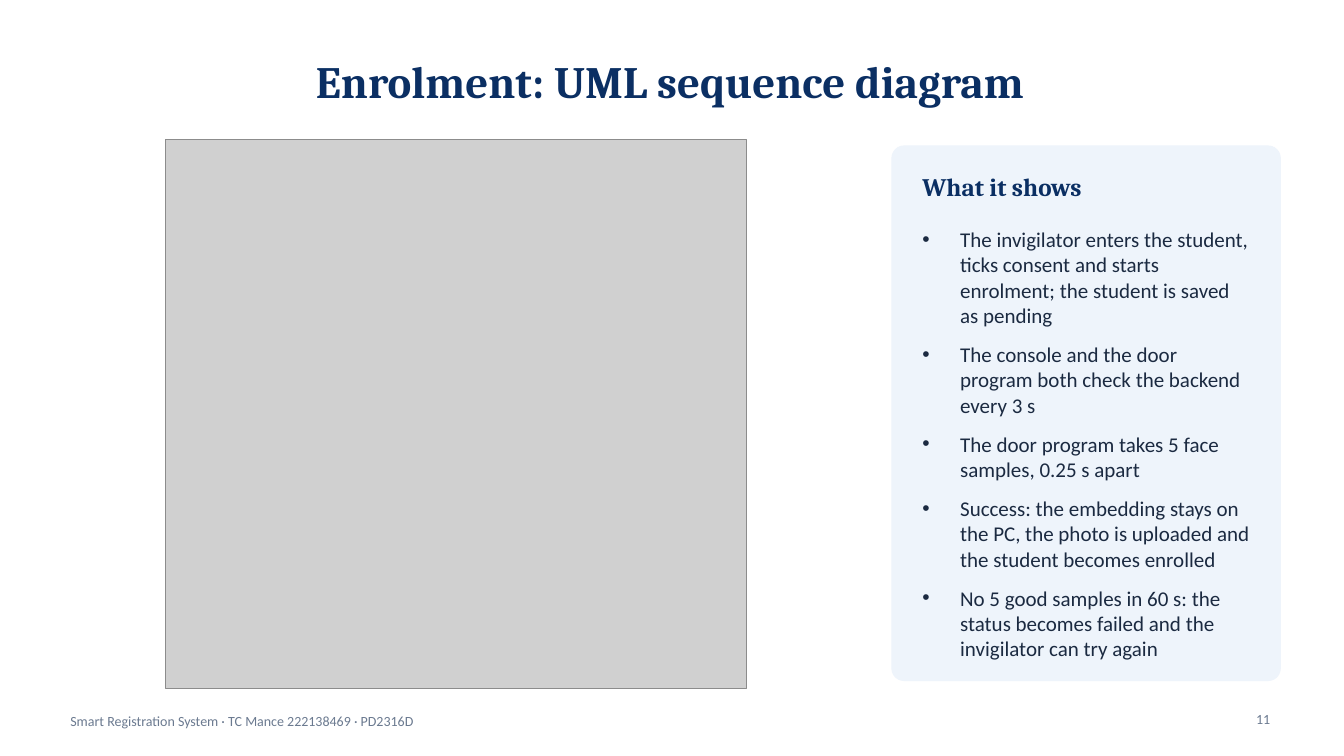
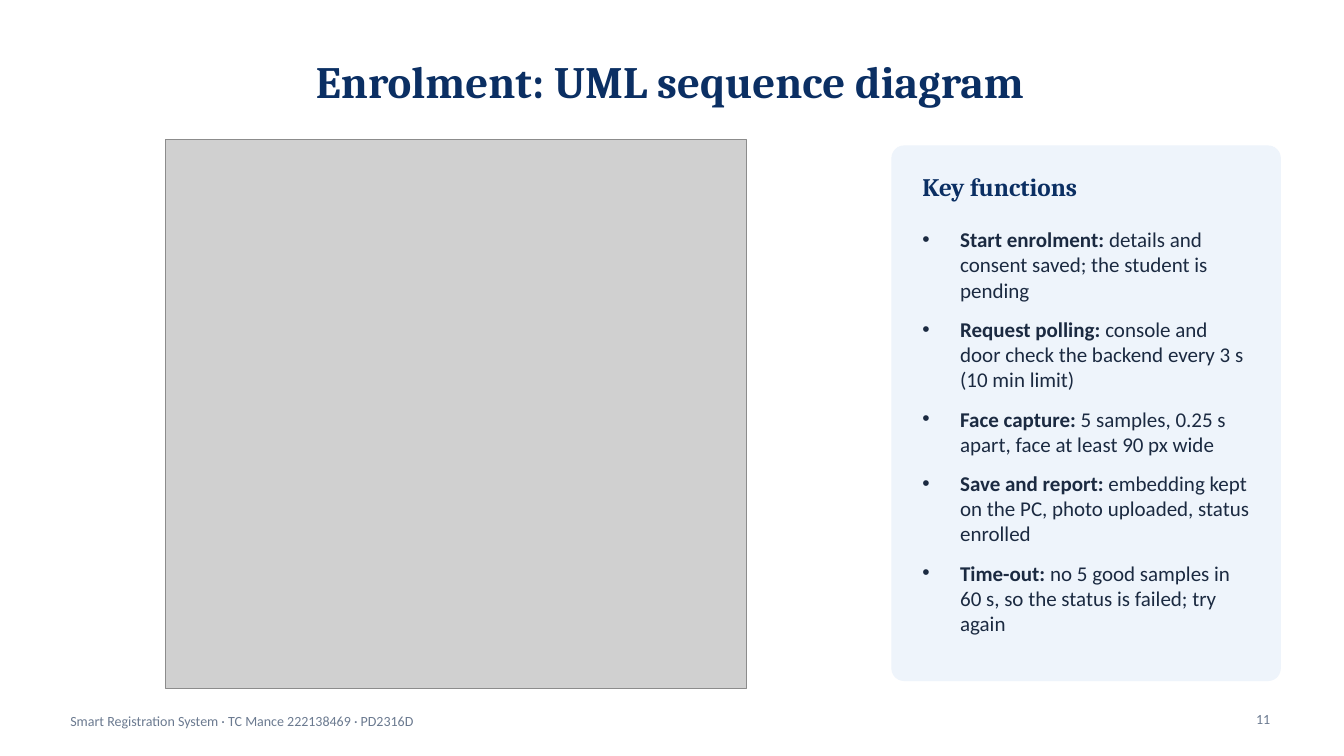
Before and after one commit to TebogoClifford/Smart_Registration_System, a slide deck: slide 11 of docs_out/SRS_Presentation_TC_Mance.pptx. Drawn at 1344x756 pixels with LibreOffice and Linux fonts; fonts in the diff are those of the drawing; grey boxes stand for pictures. Boxes give left, top, right and bottom in pixels: in the first picture for what was removed or moved away, otherwise in the second. Text is boxed around its words. In the diff, an @@ line names an element or a change of style, - is before the commit and + after.

```diff
--- a/docs_out/SRS_Presentation_TC_Mance.pptx
+++ b/docs_out/SRS_Presentation_TC_Mance.pptx
@@ text at [922,178,1077,202]: text changed @@
-What it shows
+Key functions
@@ text at [960,232,1249,635]: text changed @@
-• The invigilator enters the student, ticks consent and starts enrolment; the student is saved as pending
-• The console and the door program both check the backend every 3 s
-• The door program takes 5 face samples, 0.25 s apart
-• Success: the embedding stays on the PC, the photo is uploaded and the student becomes enrolled
-• No 5 good samples in 60 s: the status becomes failed and the invigilator can try again
+• Start enrolment: details and consent saved; the student is pending
+• Request polling: console and door check the backend every 3 s (10 min limit)
+• Face capture: 5 samples, 0.25 s apart, face at least 90 px wide
+• Save and report: embedding kept on the PC, photo uploaded, status enrolled
+• Time-out: no 5 good samples in 60 s, so the status is failed; try again
```
Also in this commit, not shown: 3 other slides changed, 1 other file.
